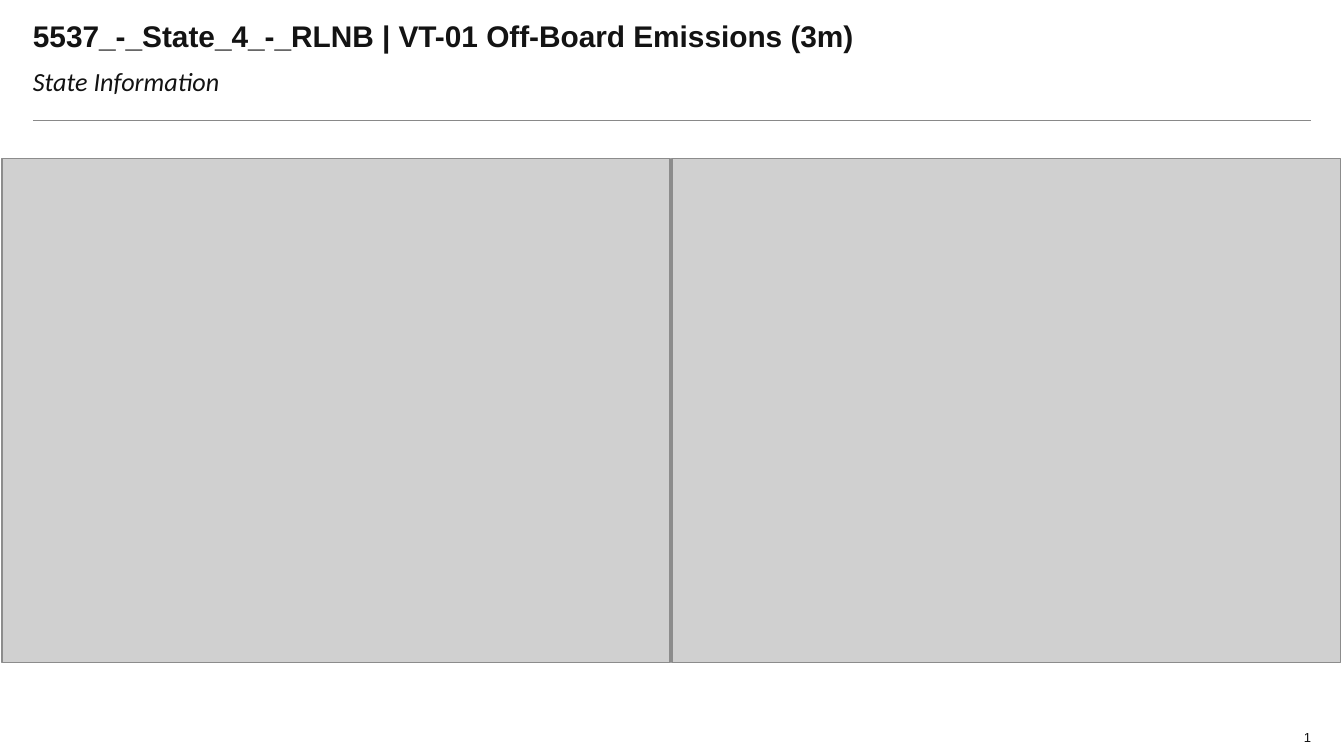
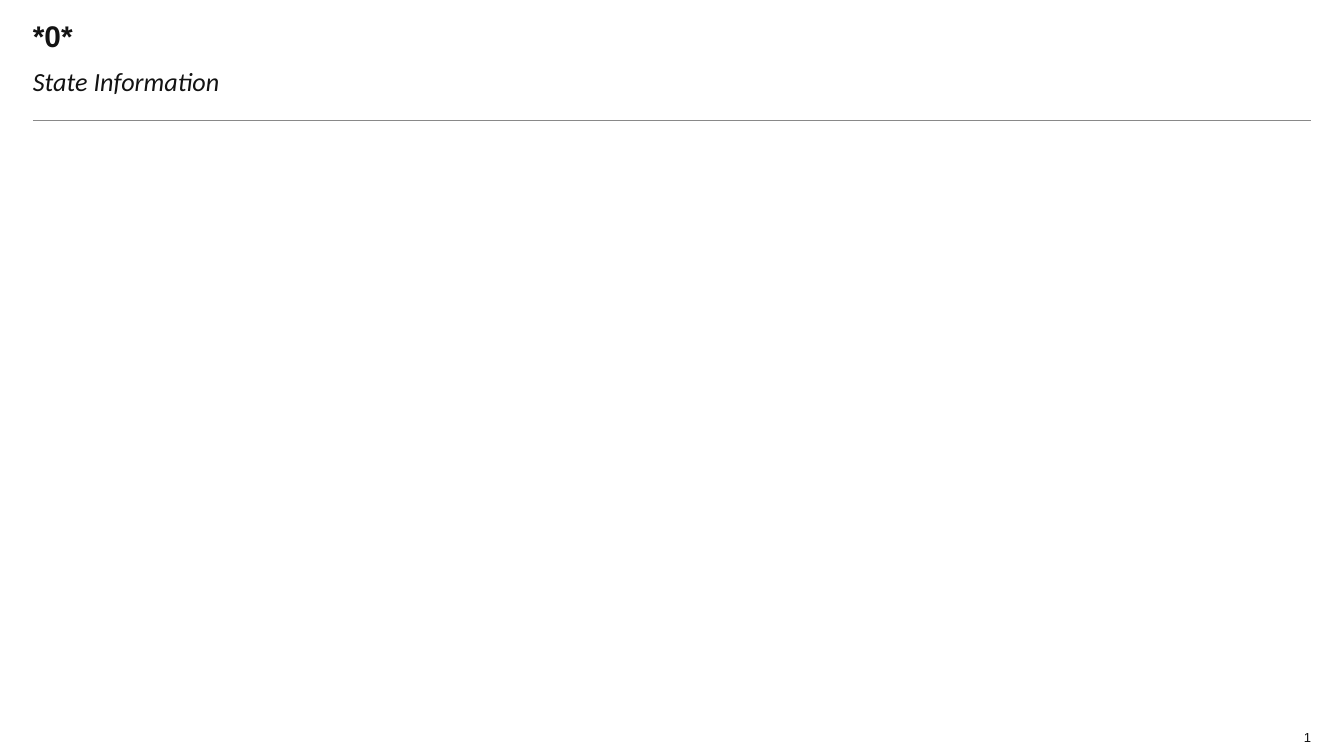
Before and after one commit to Laurapaws/graphGrabber, a slide deck: slide 1 of newDeck.pptx. Drawn at 1344x756 pixels with LibreOffice and Linux fonts; fonts in the diff are those of the drawing; grey boxes stand for pictures; background and template pictures are left out. Boxes give left, top, right and bottom in pixels: in the first picture for what was removed or moved away, otherwise in the second. Text is boxed around its words. In the diff, an @@ line names an element or a change of style, - is before the commit and + after.

```diff
--- a/newDeck.pptx
+++ b/newDeck.pptx
@@ title at (x1=33, y1=26, x2=73, y2=48): text changed @@
-5537_-_State_4_-_RLNB | VT-01 Off-Board Emissions (3m)
+*0*
@@ picture removed at (x1=1, y1=159, x2=669, y2=663) @@
@@ picture removed at (x1=672, y1=159, x2=1340, y2=663) @@
```
Also in this commit, not shown: 8 other slides changed, 1 other file.
